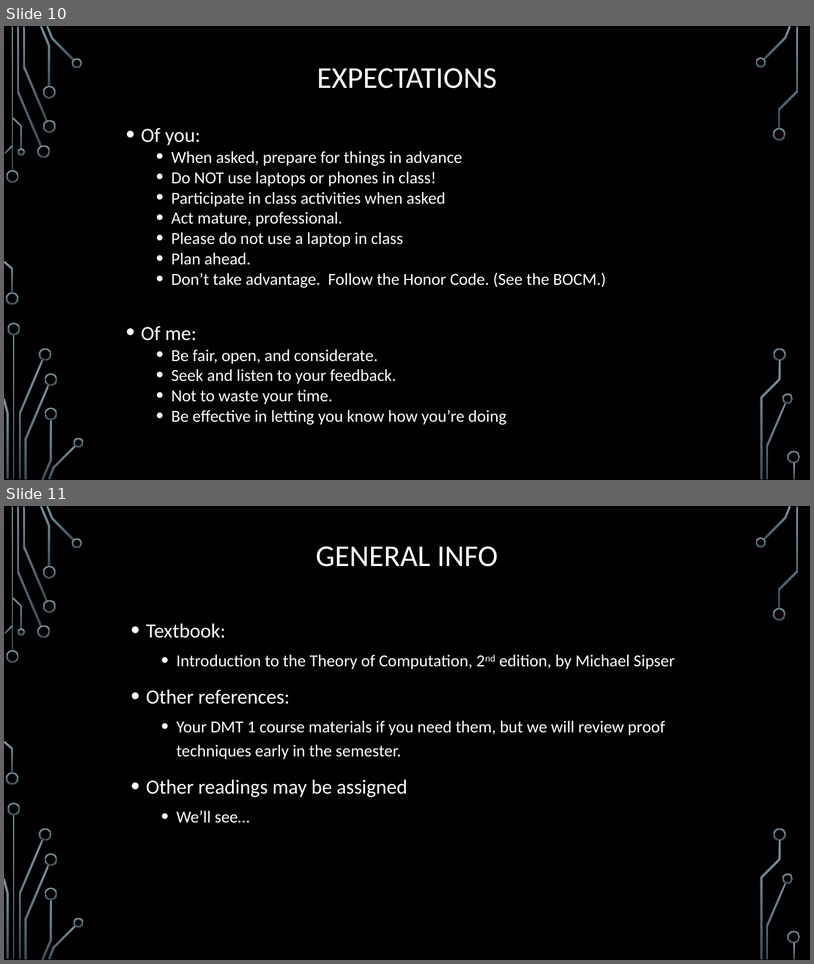
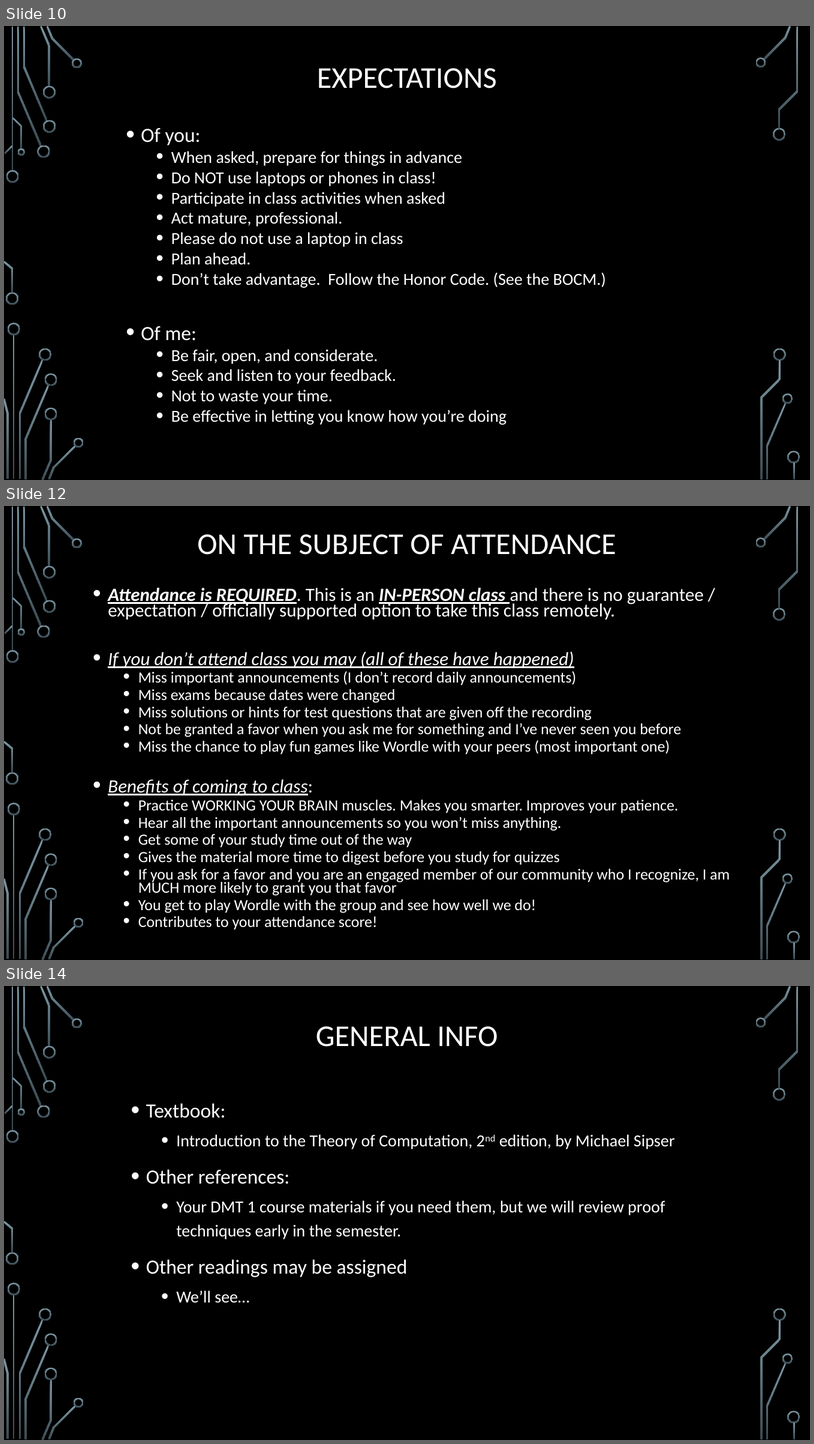
Before and after one commit to markfloryan/dmt2, a slide deck: slides/00-CourseIntroduction.pptx. Shown one above the other, each under a label of ours: slides 10 and 11 before the commit, slides 10, 12 and 14 after it; the slides between them are not shown. The pictures are 814x964 and 814x1444 pixels, drawn with LibreOffice and Linux fonts; fonts in the diff are those of the drawing; background and template pictures are left out. Boxes give left, top, right and bottom in pixels: in the first picture for what was removed or moved away, otherwise in the second. Text is boxed around its words. In the diff, an @@ line names an element or a change of style, - is before the commit and + after.

```diff
--- a/slides/00-CourseIntroduction.pptx
+++ b/slides/00-CourseIntroduction.pptx
@@ slide 12 added at (4, 506, 810, 960), background picture (left out); not listed: 36 template elements that a slide beside it also shows @@
@@ title added at (197, 534, 616, 555), 36 pt, text #FFFFFF @@
+ON THE SUBJECT OF ATTENDANCE
@@ text added at (108, 588, 730, 930), 18.5 pt, text #FFFFFF @@
+• Attendance is REQUIRED. This is an IN-PERSON class and there is no guarantee / expectation / officially supported option to take this class remotely.
+• If you don’t attend class you may (all of these have happened)
+  • Miss important announcements (I don’t record daily announcements)
+  • Miss exams because dates were changed
+  • Miss solutions or hints for test questions that are given off the recording
+  • Not be granted a favor when you ask me for something and I’ve never seen you before
+  • Miss the chance to play fun games like Wordle with your peers (most important one)
+• Benefits of coming to class:
+  • Practice WORKING YOUR BRAIN muscles. Makes you smarter. Improves your patience.
+  • Hear all the important announcements so you won’t miss anything.
+  • Get some of your study time out of the way
+  • Gives the material more time to digest before you study for quizzes
+  • If you ask for a favor and you are an engaged member of our community who I recognize, I am MUCH more likely to grant you that favor
+  • You get to play Wordle with the group and see how well we do!
+  • Contributes to your attendance score!
@@ what was slide 11 is now slide 14 @@
```
Also in this commit, not shown: 11 slides changed, 5 other slides added, 1 slide removed, 10 other files.
